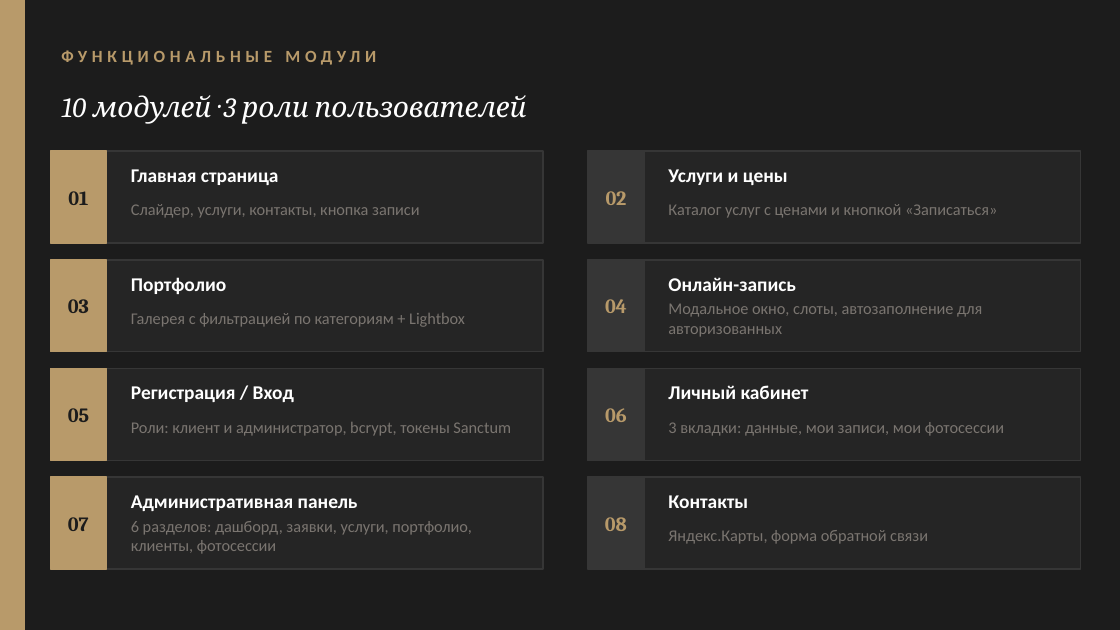
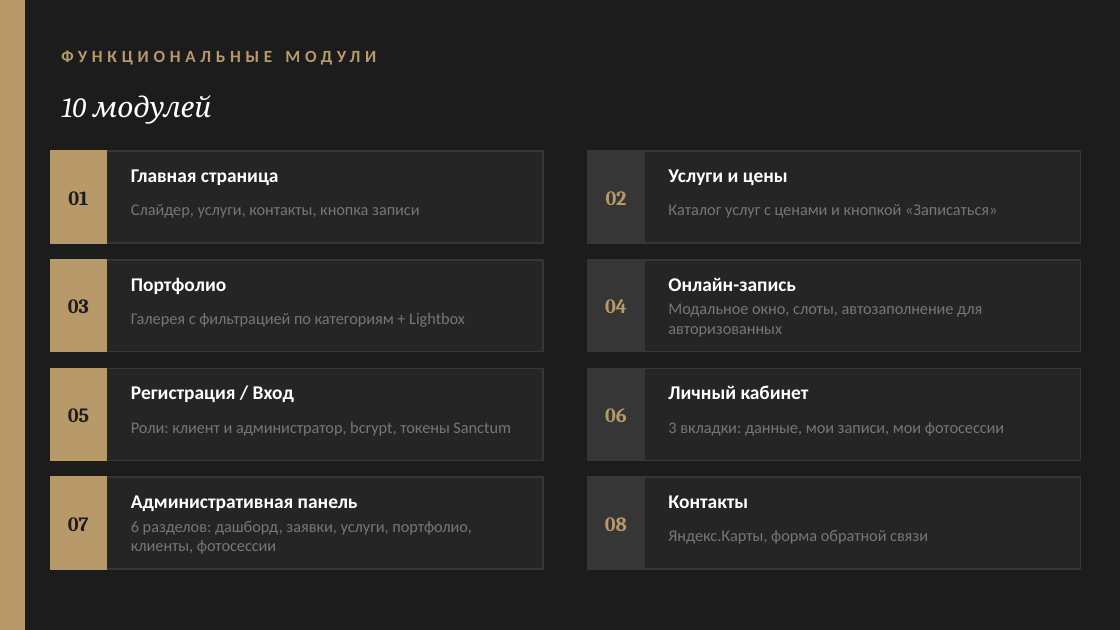
Before and after one commit to Sukaramashu/course, a slide deck: slide 7 of Cameraw_presentation.pptx. Drawn at 1120x630 pixels with LibreOffice and Linux fonts; fonts in the diff are those of the drawing. Boxes give left, top, right and bottom in pixels: in the first picture for what was removed or moved away, otherwise in the second. Text is boxed around its words. In the diff, an @@ line names an element or a change of style, - is before the commit and + after.

```diff
--- a/Cameraw_presentation.pptx
+++ b/Cameraw_presentation.pptx
@@ text at (61,95,211,124): text changed @@
-10 модулей · 3 роли пользователей
+10 модулей
```
Also in this commit, not shown: 2 other slides changed, 1 slide removed.
